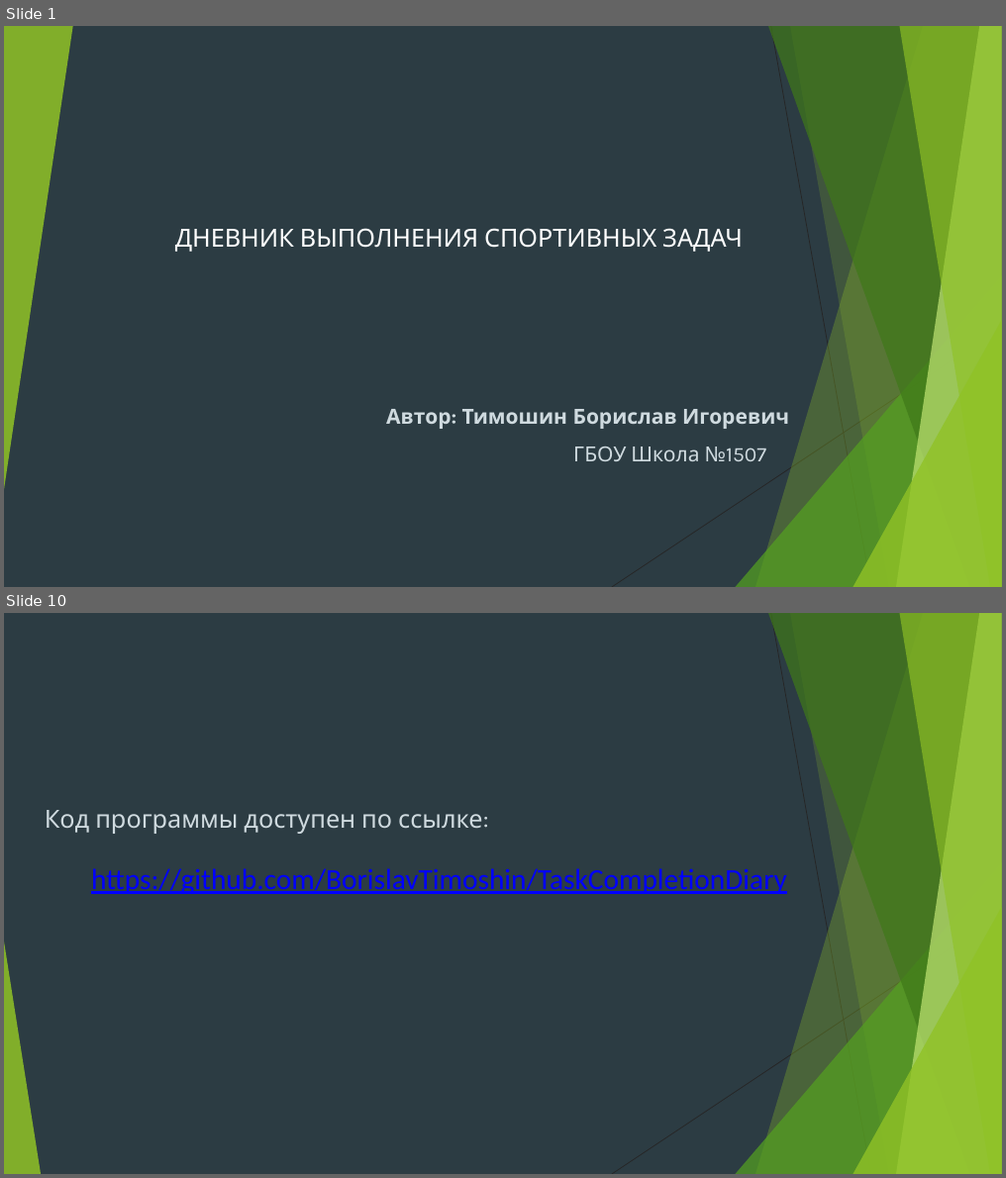
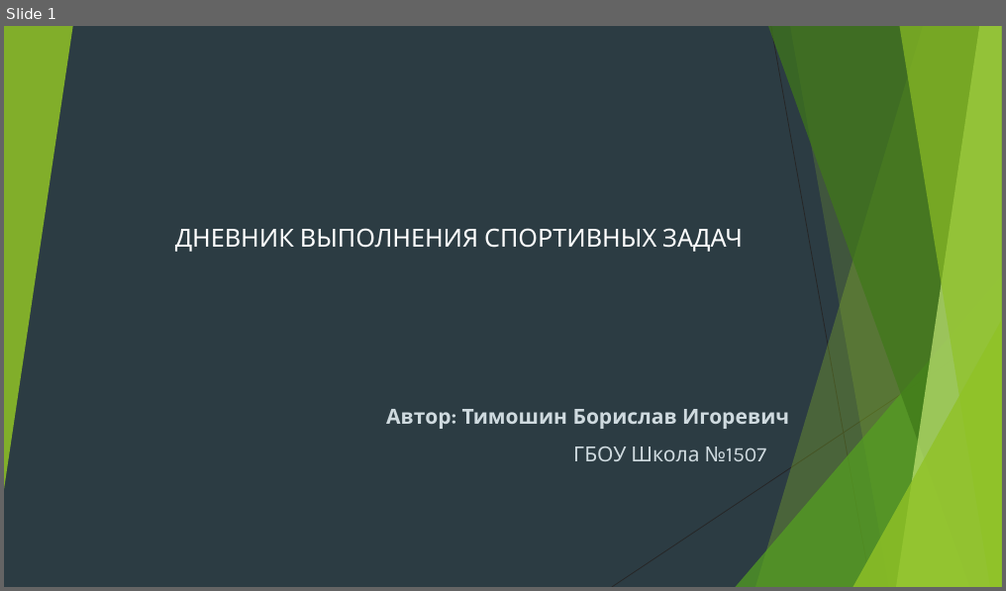
Before and after one commit to BorislavTimoshin/TaskCompletionDiary, a slide deck: description_project/Презентация.pptx. Shown one above the other, each under a label of ours: slides 1 and 10 before the commit, slide 1 after it; the slides between them are not shown. The pictures are 1006x1178 and 1006x591 pixels, drawn with LibreOffice and Linux fonts; fonts in the diff are those of the drawing. Boxes give left, top, right and bottom in pixels: in the first picture for what was removed or moved away, otherwise in the second. Text is boxed around its words. In the diff, an @@ line names an element or a change of style, - is before the commit and + after.

```diff
--- a/description_project/Презентация.pptx
+++ b/description_project/Презентация.pptx
@@ slide 10 removed at (x1=4, y1=613, x2=1002, y2=1174), background #2C3C43; not listed: 9 template elements that a slide beside it also shows @@
@@ text removed at (x1=45, y1=810, x2=483, y2=834) @@
-Код программы доступен по ссылке:
@@ text removed at (x1=91, y1=868, x2=787, y2=894) @@
-https://github.com/BorislavTimoshin/TaskCompletionDiary
@@ triangle removed at (x1=4, y1=942, x2=41, y2=1174) @@
```
Also in this commit, not shown: 7 slides changed, 1 slide added, 1 other slide removed, 5 other files.
